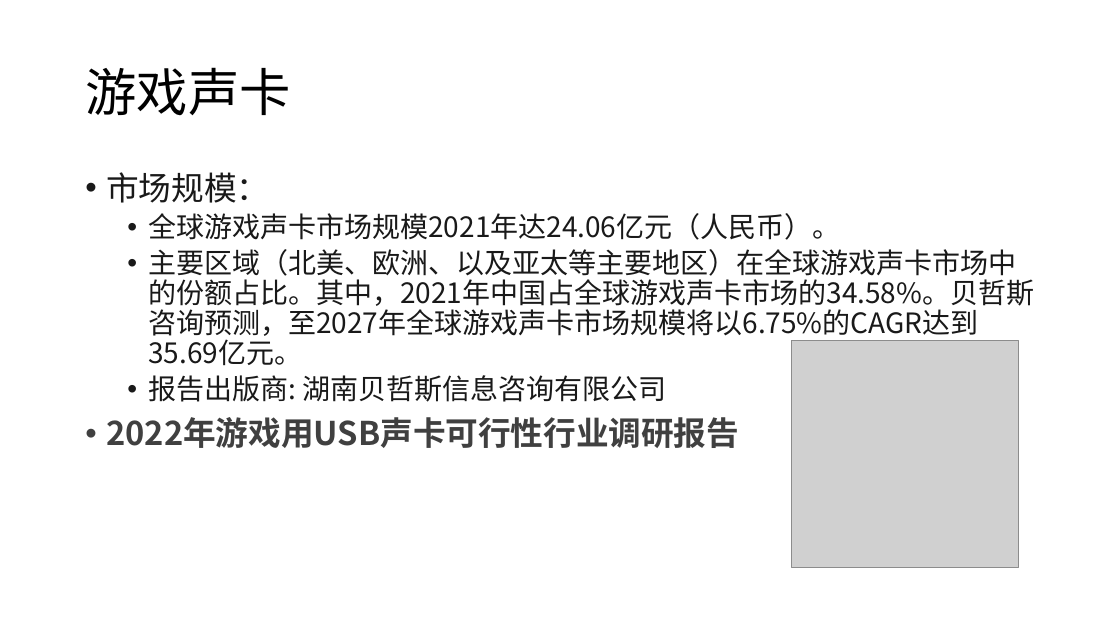
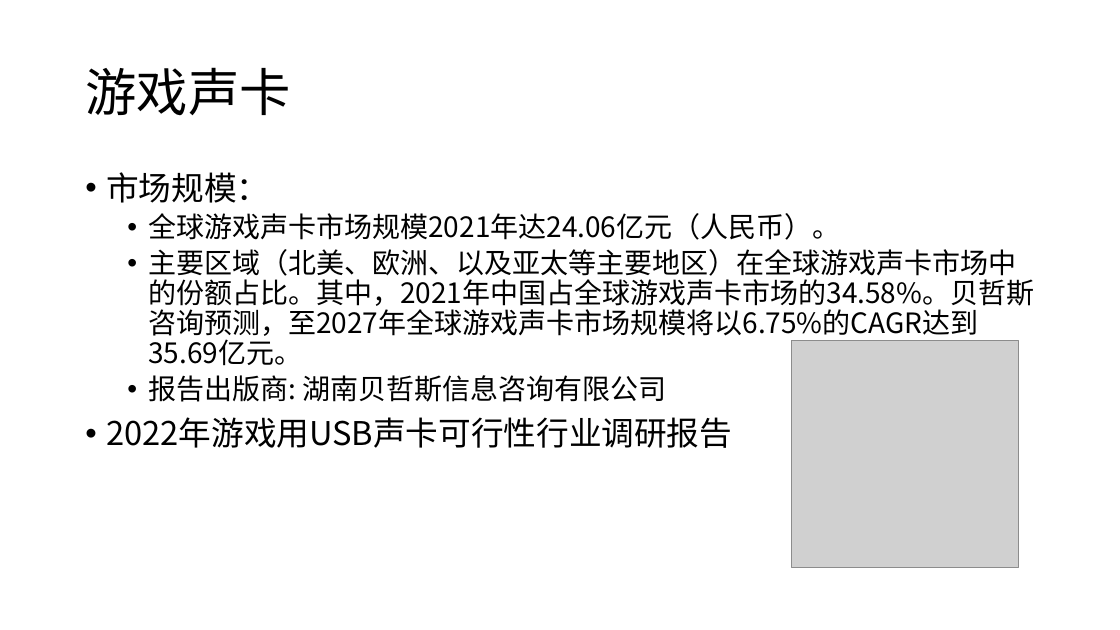
Before and after one commit to rosabai666/soundec, a slide deck: slide 9 of 2023/02产品/SNC8x/01)竞品分析/00)竞品芯片分析/品牌产品路线分析/Realtek/Realtek产品线分析2.pptx (slide 16 before the commit). Drawn at 1120x630 pixels with LibreOffice and Linux fonts; fonts in the diff are those of the drawing; grey boxes stand for pictures. Boxes give left, top, right and bottom in pixels: in the first picture for what was removed or moved away, otherwise in the second. Text is boxed around its words. In the diff, an @@ line names an element or a change of style, - is before the commit and + after.

```diff
--- a/2023/02产品/SNC8x/01)竞品分析/00)竞品芯片分析/品牌产品路线分析/Realtek/Realtek产品线分析2.pptx
+++ b/2023/02产品/SNC8x/01)竞品分析/00)竞品芯片分析/品牌产品路线分析/Realtek/Realtek产品线分析2.pptx
@@ text "市场规模：" at box(106, 172, 1034, 448): text colour #191919 to #000000 in "市场规模：", "全球游戏声卡市场规模2021年达24.06亿元（人民币）。", "主要区域（北美、欧洲、以及亚太等主要地区）在全球游戏声卡市场中的份额占比。其中，2021年中国占全球游戏声卡市场的34. ...", "报告出版商: 湖南贝哲斯信息咨询有限公司"; text colour #404040 to #000000, bold off in "2022年游戏用USB声卡可行性行业调研报告" @@
```
Also in this commit, not shown: 8 other slides changed, 1 slide added, 11 slides removed, 9 other files.
